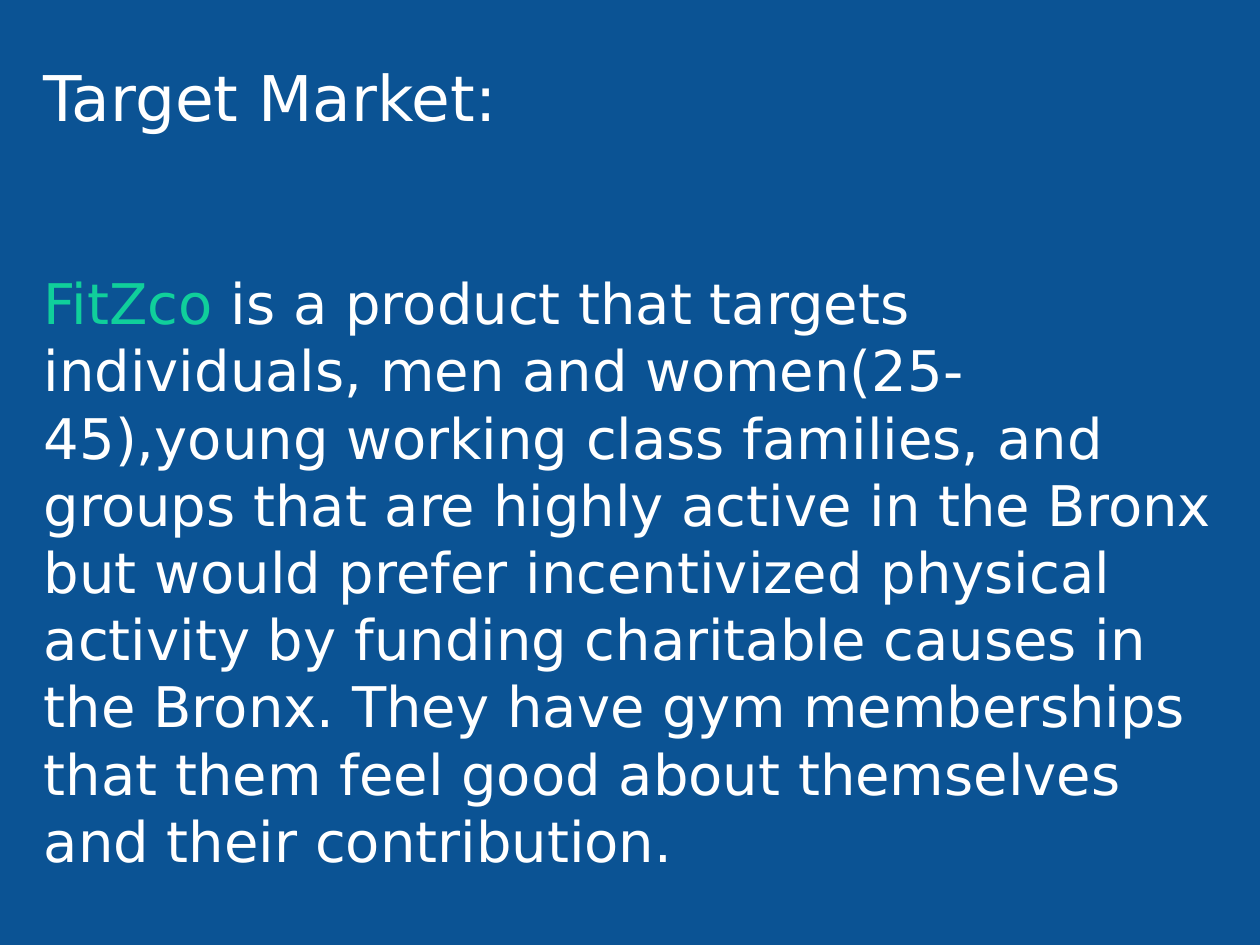
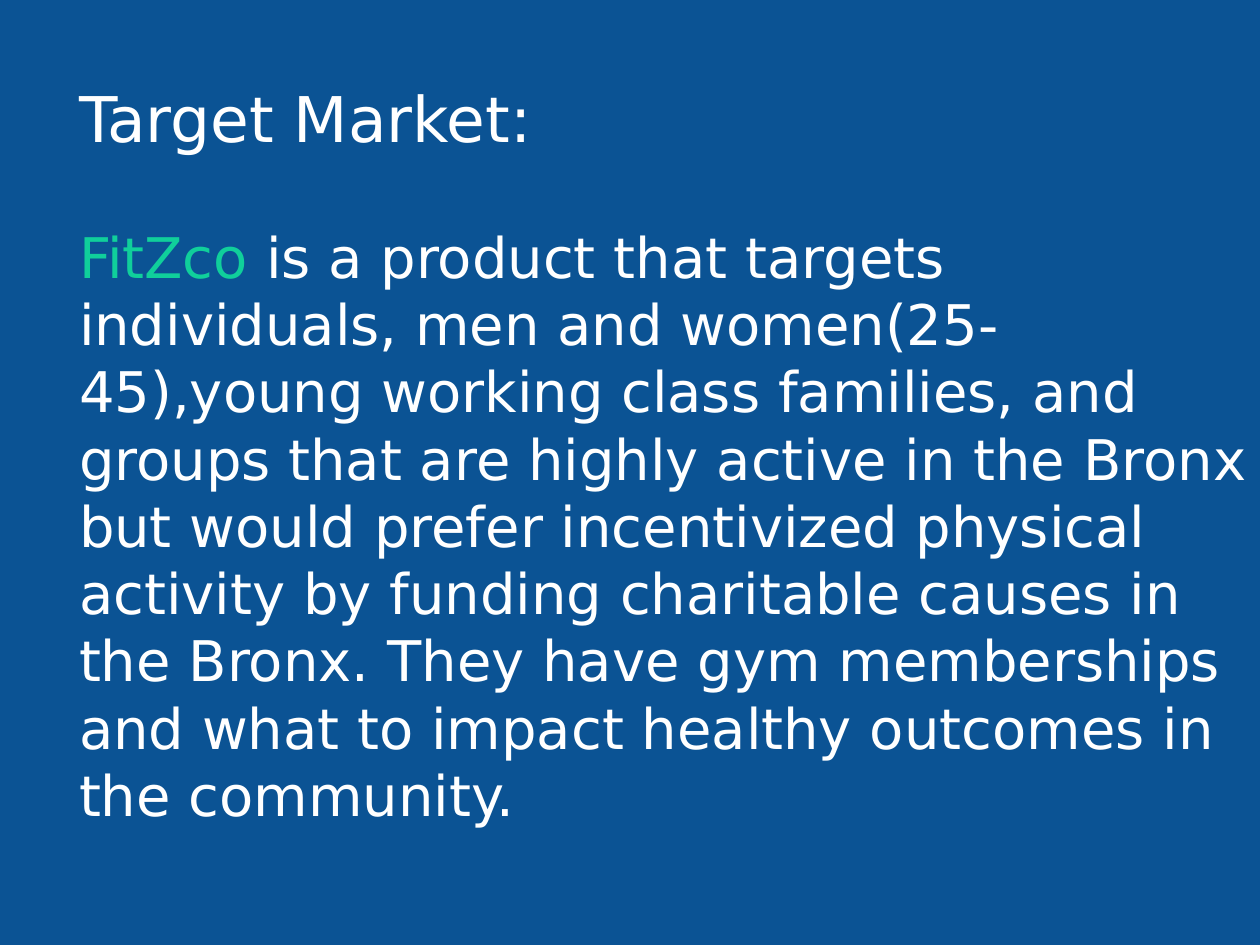
Before and after one commit to NSBEHack/Fitapp, a slide deck: slide 8 of FitZco.pptx. Drawn at 1260x945 pixels with LibreOffice and Linux fonts; fonts in the diff are those of the drawing. Boxes give left, top, right and bottom in pixels: in the first picture for what was removed or moved away, otherwise in the second. Text is boxed around its words. In the diff, an @@ line names an element or a change of style, - is before the commit and + after.

```diff
--- a/FitZco.pptx
+++ b/FitZco.pptx
@@ text "Target Market:": place and size @@
-text "Target Market:" at (44,73,1211,863)
+text "Target Market:" at (79,94,1246,827)
@@ text at (79,235,1246,827): text changed @@
-FitZco is a product that targets individuals, men and women(25-45),young working class families, and groups that are highly active in the Bronx but would prefer incentivized physical activity by funding charitable causes in the Bronx. They have gym memberships that them feel good about themselves and their contribution.
+FitZco is a product that targets individuals, men and women(25-45),young working class families, and groups that are highly active in the Bronx but would prefer incentivized physical activity by funding charitable causes in the Bronx. They have gym memberships and what to impact healthy outcomes in the community.
```
Also in this commit, not shown: 2 other slides changed.
